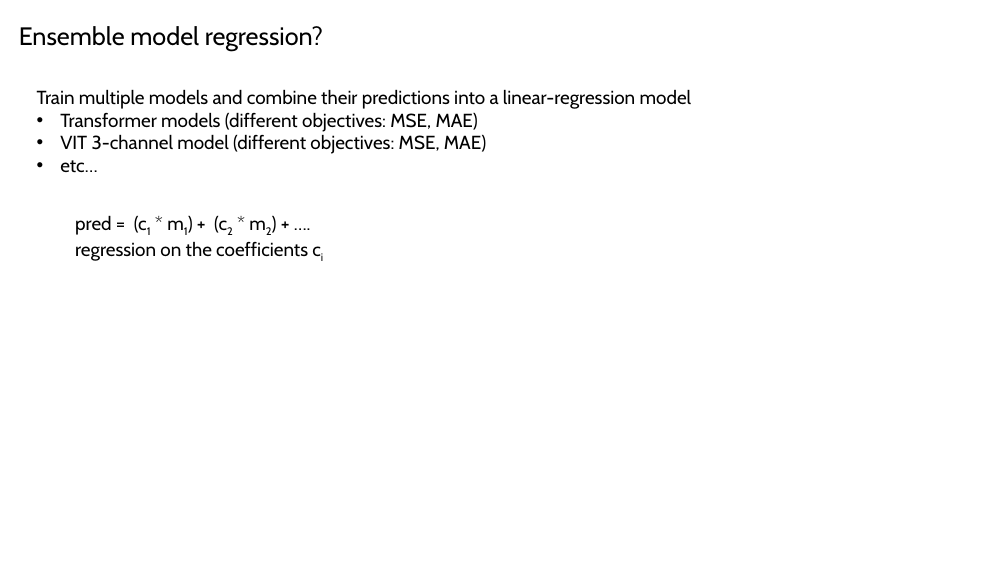
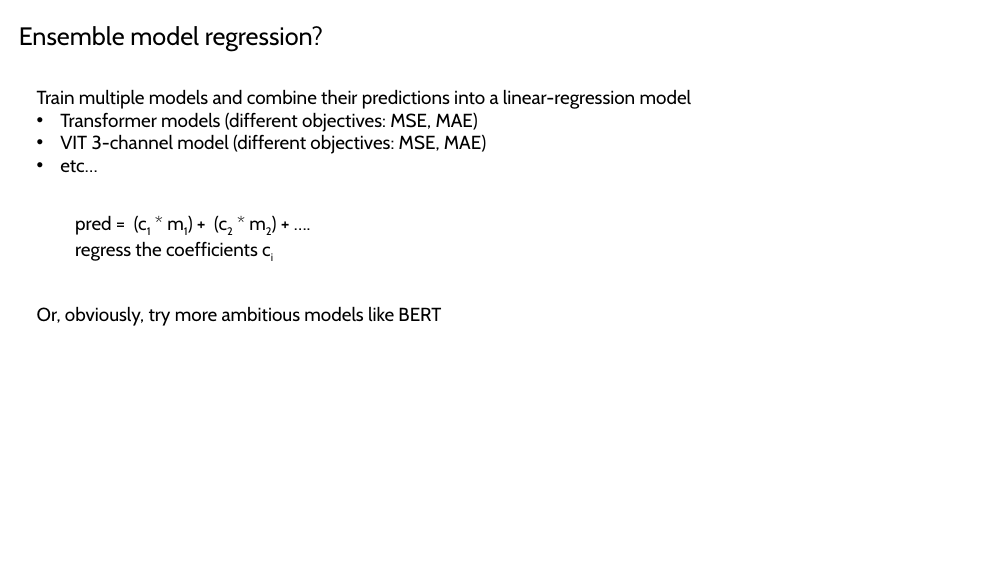
Before and after one commit to planaria158/BERT-antibody-antigen-binding-energy, a slide deck: slide 16 of Homework-aAlphaBio.pptx (slide 20 before the commit). Drawn at 1008x567 pixels with LibreOffice and Linux fonts; fonts in the diff are those of the drawing. Boxes give left, top, right and bottom in pixels: in the first picture for what was removed or moved away, otherwise in the second. Text is boxed around its words. In the diff, an @@ line names an element or a change of style, - is before the commit and + after.

```diff
--- a/Homework-aAlphaBio.pptx
+++ b/Homework-aAlphaBio.pptx
@@ text at bbox=[75, 241, 258, 261]: text changed @@
-regression on the coefficients ci
+regress the coefficients ci
@@ text added at bbox=[37, 306, 441, 326], 18 pt, text #000000 @@
+Or, obviously, try more ambitious models like BERT
```
Also in this commit, not shown: 13 other slides changed, 4 slides added, 2 slides removed.
